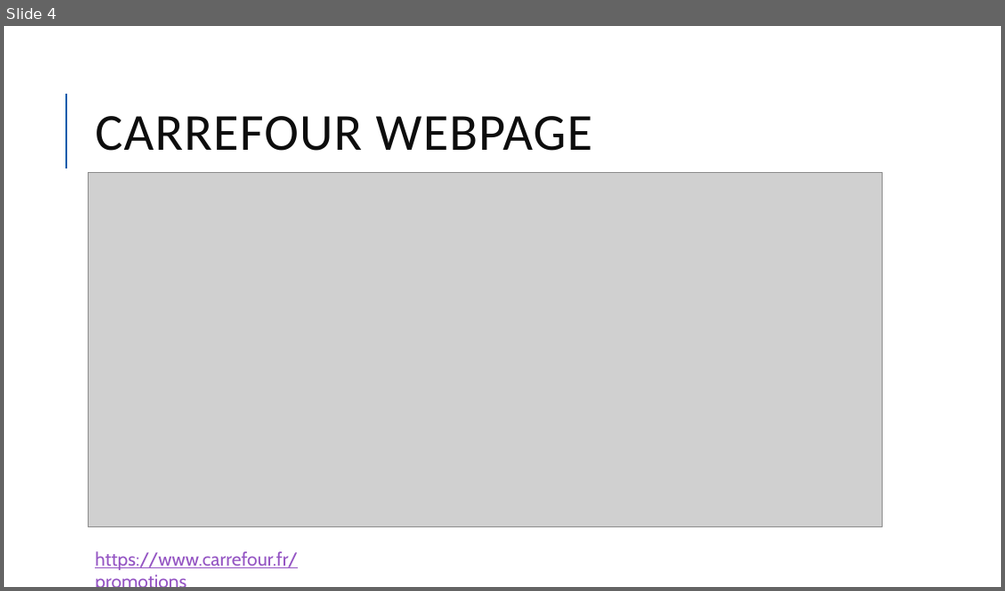
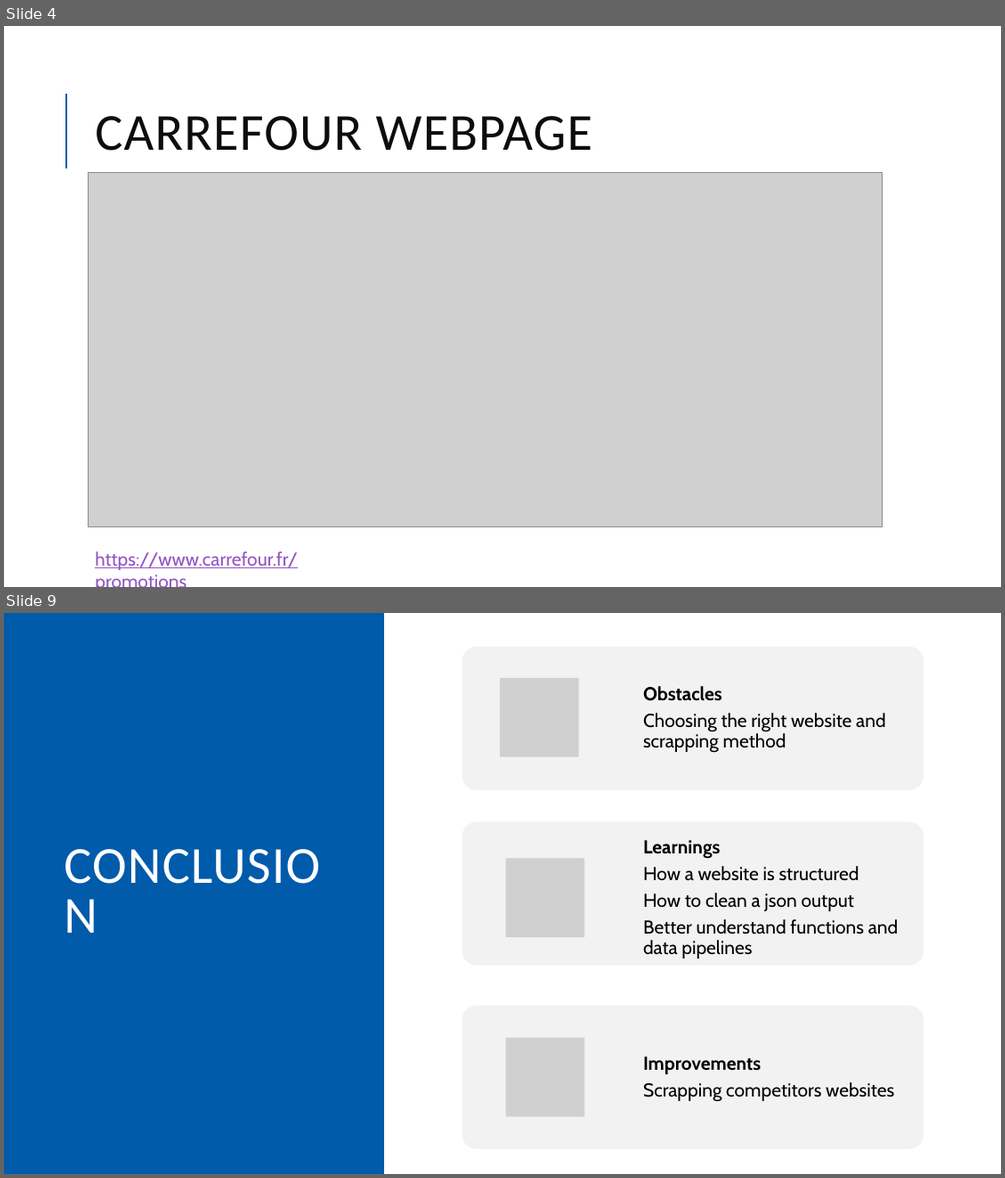
Before and after one commit to Camillelib/Web_Scrapping_project, a slide deck: Output/Project week 3.pptx. Shown one above the other, each under a label of ours: slide 4 before the commit, slides 4 and 9 after it; the slides between them are not shown. The pictures are 1005x591 and 1005x1178 pixels, drawn with LibreOffice and Linux fonts; fonts in the diff are those of the drawing; grey boxes stand for pictures. Boxes give left, top, right and bottom in pixels: in the first picture for what was removed or moved away, otherwise in the second. Text is boxed around its words. In the diff, an @@ line names an element or a change of style, - is before the commit and + after.

```diff
--- a/Output/Project week 3.pptx
+++ b/Output/Project week 3.pptx
@@ slide 9 added at (4,613,1001,1174), background #FFFFFF @@
@@ rectangle added at (4,613,384,1174), fill #005BAB @@
@@ title added at (57,666,336,1121), 50 pt, text #FFFFFF @@
+CONCLUSION
@@ group added at (462,647,923,1149): 3 rounded rectangles, 3 pictures, 3 texts @@
+Obstacles
+Choosing the right website and scrapping method
+Learnings
+How a website is structured
+How to clean a json output
+Better understand functions and data pipelines
+Improvements
+Scrapping competitors websites
```
Also in this commit, not shown: 5 slides changed, 2 other slides added, 6 other files.
